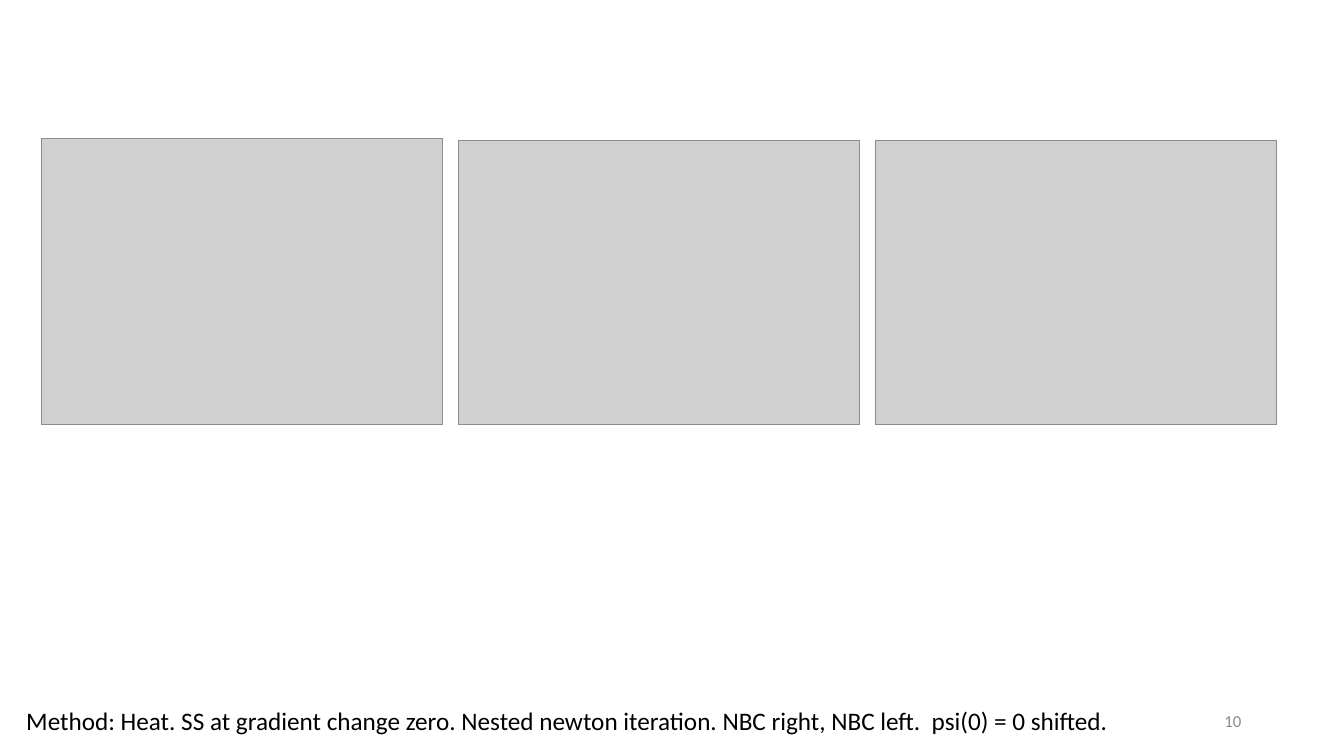
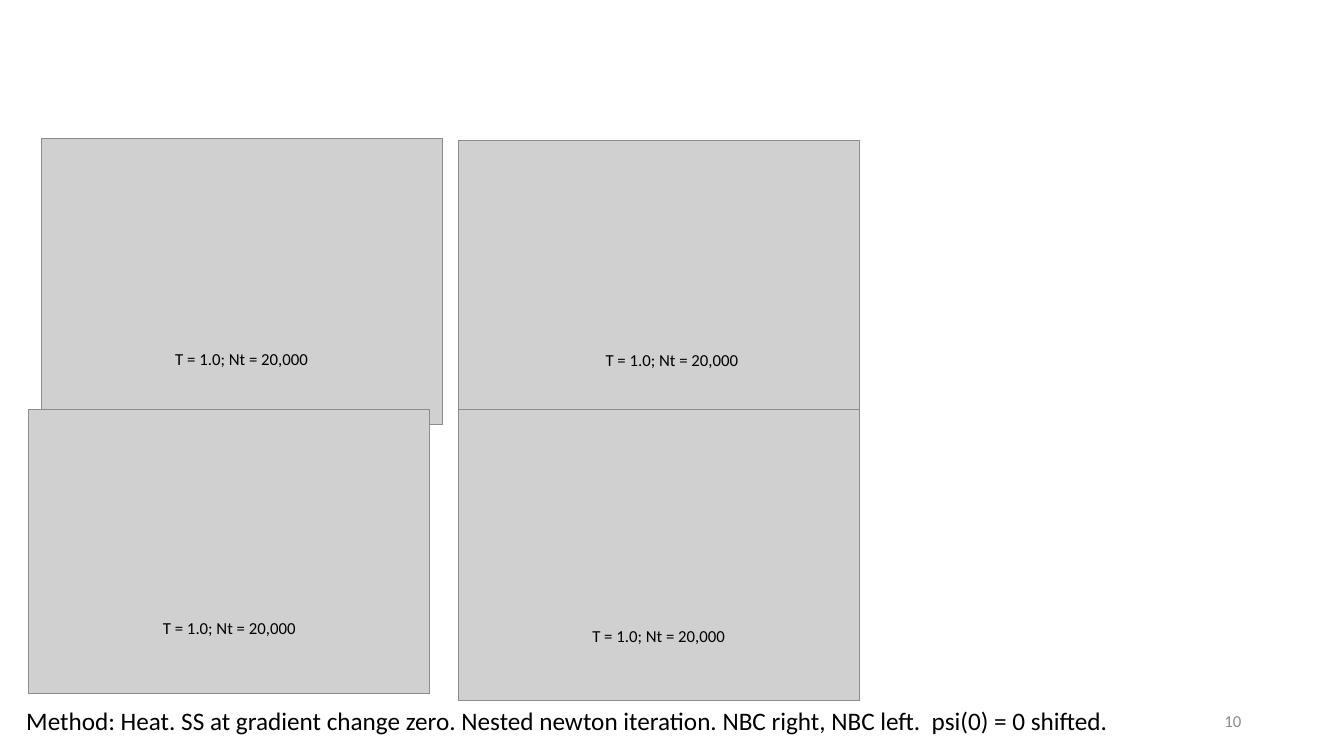
Before and after one commit to tyokokur/presentations, a slide deck: slide 10 of NAF.pptx. Drawn at 1344x756 pixels with LibreOffice and Linux fonts; fonts in the diff are those of the drawing; grey boxes stand for pictures; background and template pictures are left out. Boxes give left, top, right and bottom in pixels: in the first picture for what was removed or moved away, otherwise in the second. Text is boxed around its words. In the diff, an @@ line names an element or a change of style, - is before the commit and + after.

Commit message:
autocommit

```diff
--- a/NAF.pptx
+++ b/NAF.pptx
@@ text added at [175,354,308,367], 12 pt, text #000000 @@
+T = 1.0; Nt = 20,000
@@ text added at [606,355,738,368], 12 pt, text #000000 @@
+T = 1.0; Nt = 20,000
@@ picture: place and size @@
-picture at [875,141,1276,425]
+picture at [28,410,430,695]
@@ picture added at [459,410,860,701] @@
@@ text added at [163,623,296,636], 12 pt, text #000000 @@
+T = 1.0; Nt = 20,000
@@ text added at [592,631,725,644], 12 pt, text #000000 @@
+T = 1.0; Nt = 20,000
```
